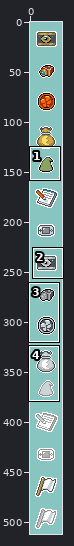
Sprite sheet, stored at graphics/heat_start_menu/icons.png. The picture above shows the old version from afar; the outline marks the close-up.
Close-up. Old version:
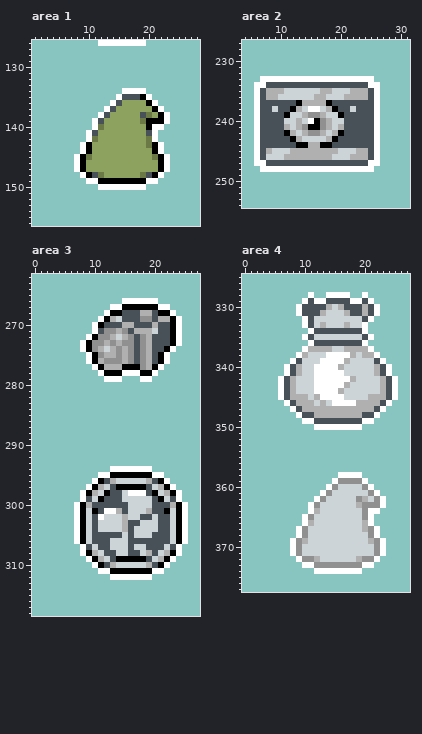
The file is 32x512 pixels. Shown: area 1: x 1..28, y 126..156; area 2: x 4..31, y 227..254; area 3: x 0..27, y 262..318; area 4: x 0..27, y 325..377.
Now the later version:
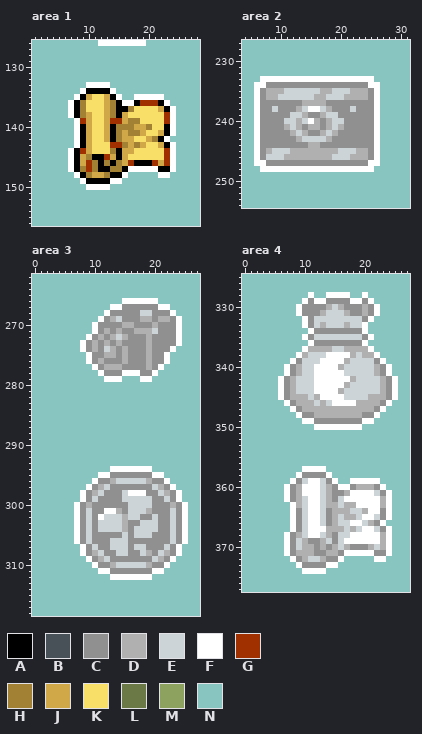
Palette (. is transparent): A #000000  B #485058  C #909090  D #b0b0b0  E #ccd4d8  F #ffffff  G #a03000  H #a28134  J #d0a848  K #f8e068  L #6a7946  M #8ea260  N #88c4c0
The author wrote: Adjusted the Trainer Card to resemble a Map for the Player
From old to new:
Changed rows in their new state; - is an unchanged pixel.
Area 1:
first column x 7:
133 ---FFFF-----------
134 --FAAAAF-NNNN-----
135 -FAJKKJA-NNFF-FF--
136 FAHKKKJHAFFAGGGAF-
137 FAHKKKJHAAHKKKKJAF
138 FAHJKKJHAJKKKKKKGF
139 -FGJKKJGGJHHKKKKGF
140 -FAJKKJAHHHJJHKKAF
141 -FAJKKJAHJHHJKKJAF
142 -FAJKKJAHJJKKJHAF-
143 -FAJKKKGGHJHJKKJAF
144 FAGJKKKHAJJKKKKKGF
145 FAJHAAGJAJKKKKKKGF
146 FAJGHAHAHJGAAAGJGF
147 FAHGHAAHHAFFFFF-AF
148 -FAHJJHAAFNNNNN-F-
149 --FAA--FFNNNNNN---
150 ---FF--NNNNNN-----
Area 2:
first column x 7:
234 -CCCCCCCCCCCCCCCCC-
235 C-----------------C
236 C-----------------C
237 CCCCCCC----CCCCCCCC
238 CC-CCC------CCC-CCC
239 CCCCC--------CCCCCC
240 CCCC-----D----CCCCC
241 CCCC----DD----CCCCC
242 CCCCC--------CCCCCC
243 CCCCCC------CCCCCCC
244 CCCCCCCC--CCCCCCCCC
245 C-----------------C
246 C-----------------C
247 -CCCCCCCCCCCCCCCCC-
Area 3:
first column x 9:
267 ------CCCCCC---
268 ----CCCCCEECCC-
269 ---C--CCCDDC--C
270 --CCCC--CCC-CCC
271 --CD---C----CCC
272 -CD-----C--CCCC
273 CD------C--CCCC
274 CDC-----C--CCC-
275 -C------C--CC--
276 -C------C--CC--
277 --C---CCC--C---
278 ---CCC---CC----
first column x 8:
295 -----CCCCCCC-----
296 ---CC-------CC---
297 --C--CCCCCCC--C--
298 -C--CCC----CC--C-
299 -C-CCCC-----CC-C-
300 C-CCCCCC----CCC-C
301 C-CC---C----CCC-C
302 C-C-------CC-CC-C
303 C-C-----CC---CC-C
304 C-C-----C----CC-C
305 C-CCCCC-C---CCC-C
306 C-CCC---CCCCCCC-C
307 -C-CC---C--CCC-C-
308 -C--CC--CC--C--C-
309 --C--CCCCCCC--C--
310 ---CC-------CC---
311 -----CCCCCCC-----
Area 4:
first column x 7:
329 ----C--CCCC--C----
330 ---CCCC---CCC-C---
331 ---CCC-----CC-C---
332 ----C--------C----
333 ----C-------------
334 -----CCCCCCCC-----
335 ----C--------C----
336 -----CCCCCCCC-----
339 --C------------C--
340 -C--------------C-
341 -C--------------C-
342 C----------------C
343 C----------------C
344 C----------------C
345 C----------------C
346 -C--------------C-
347 --C------------C--
348 ---CC--------CC---
349 -----CCCCCCCC-----
first column x 7:
357 ---FFFF-----------
358 --FCCCCF-NNNN-----
359 -FCEFFEC-NNFF-FF--
360 FCDFFFED-FFCDDDCF-
361 FCDFFFEDCCDFFFFECF
362 FCDEF-EDC-FFFFFFDF
363 -FDE-F-DD-DDFFFFDF
364 -FCE-F-CDDD--D--CF
365 -FCEFF-CD-DD-F-ECF
366 -FCEFF-CD--FFEDCF-
367 -FCEFFFDDD-D-FFECF
368 FCDEFF-DC--FFFF-DF
369 FCE-CCD-C-FFFFFFDF
370 FCEDDCDCD-DCCCDEDF
371 FCDDDCCDDCFFFFF-CF
372 -FCDEEDCCFNNNNN-F-
373 --FCC--FFNNNNNN---
374 ---FF--NNNNNN-----
Boxes around the changes in both close-ups, in picture pixels (x1, y1, x2, y2):
changed: (68, 82, 176, 190)
changed: (260, 82, 374, 166)
changed: (86, 304, 176, 376)
changed: (80, 472, 182, 574)
changed: (284, 298, 392, 424)
changed: (284, 466, 392, 574)
